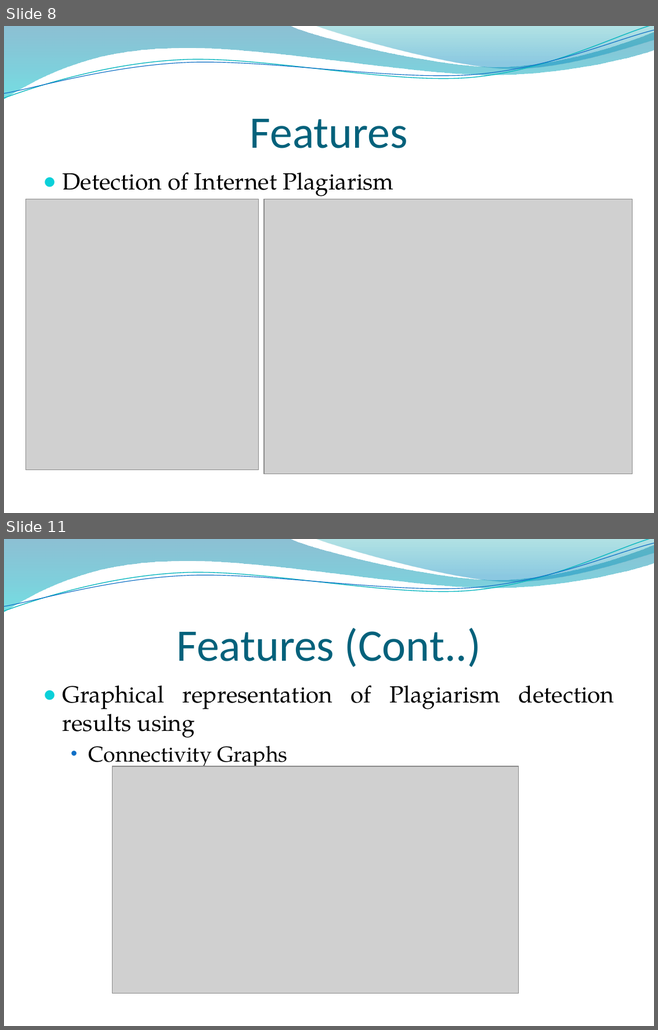
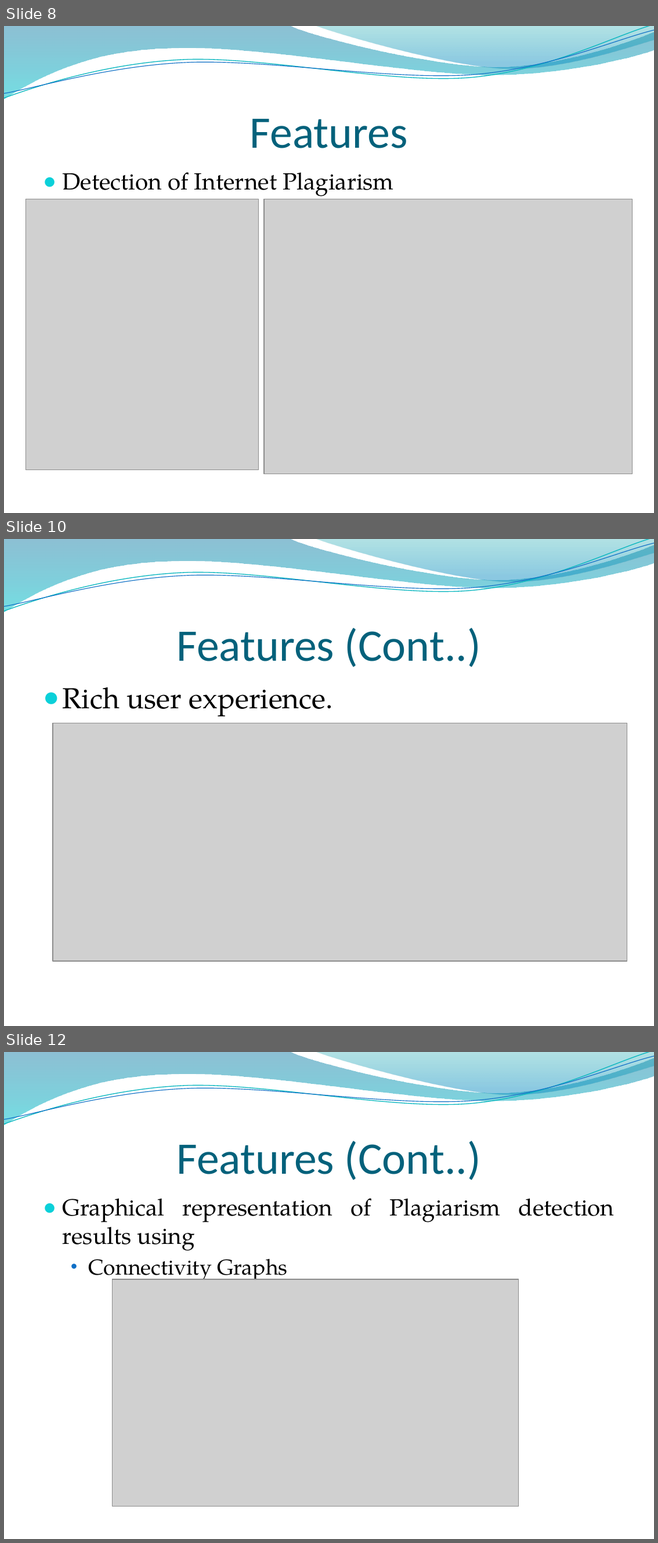
Before and after one commit to rohan501206/project-plagiabust, a slide deck: project docs/Final Presentation.pptx. Shown one above the other, each under a label of ours: slides 8 and 11 before the commit, slides 8, 10 and 12 after it; the slides between them are not shown. The pictures are 658x1030 and 658x1543 pixels, drawn with LibreOffice and Linux fonts; fonts in the diff are those of the drawing; grey boxes stand for pictures; background and template pictures are left out. Boxes give left, top, right and bottom in pixels: in the first picture for what was removed or moved away, otherwise in the second. Text is boxed around its words. In the diff, an @@ line names an element or a change of style, - is before the commit and + after.

```diff
--- a/project docs/Final Presentation.pptx
+++ b/project docs/Final Presentation.pptx
@@ slide 10 added at (4,539,654,1026), background picture (left out); not listed: 4 template elements that a slide beside it also shows @@
@@ title added at (176,628,481,667), 50 pt, text #04617B @@
+Features (Cont..)
@@ text added at (63,687,333,716), 32 pt, text #000000 @@
+● Rich user experience.
@@ picture added at (53,723,626,961) @@
@@ what was slide 11 is now slide 12 @@
```
Also in this commit, not shown: 7 slides changed.
